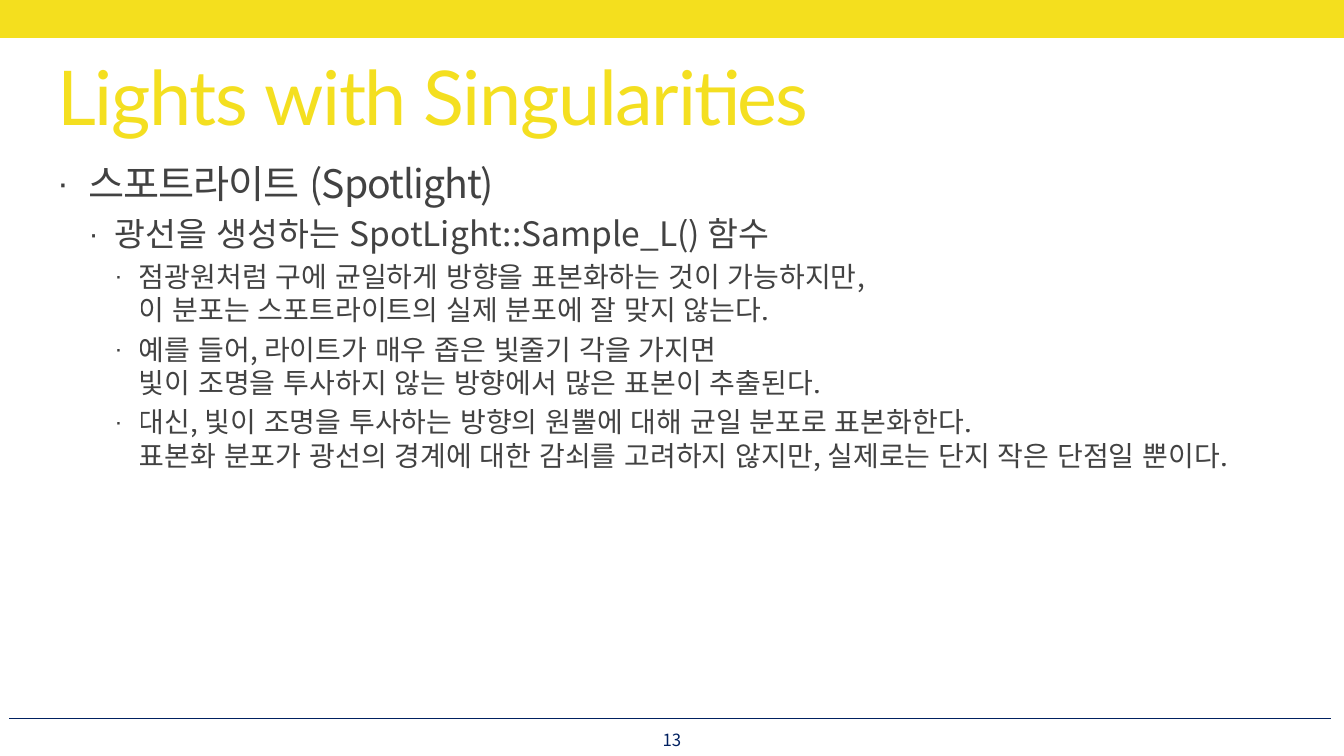
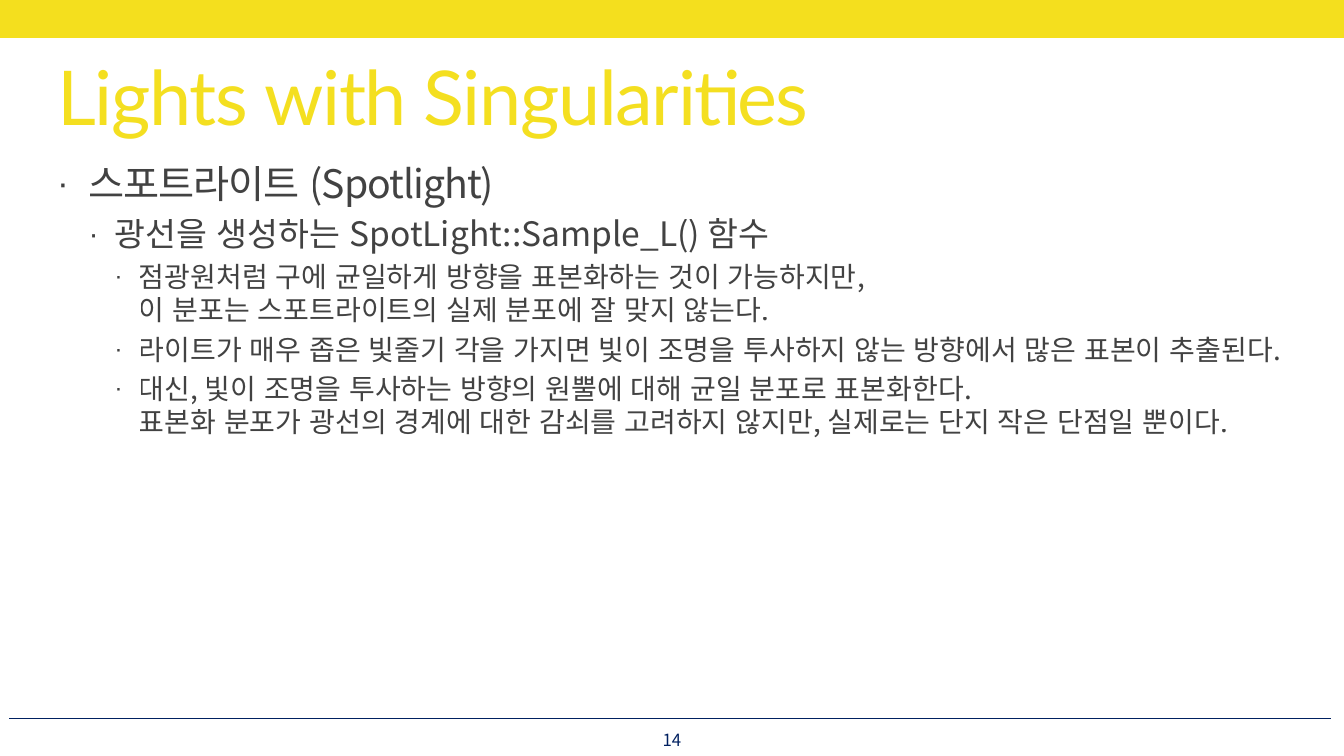
Before and after one commit to utilForever/PBRStudy, a slide deck: slide 14 of Physically Based Rendering - Chapter 14, Part 3.pptx (slide 13 before the commit). Drawn at 1344x756 pixels with LibreOffice and Linux fonts; fonts in the diff are those of the drawing. Boxes give left, top, right and bottom in pixels: in the first picture for what was removed or moved away, otherwise in the second. Text is boxed around its words. In the diff, an @@ line names an element or a change of style, - is before the commit and + after.

```diff
--- a/Physically Based Rendering - Chapter 14, Part 3.pptx
+++ b/Physically Based Rendering - Chapter 14, Part 3.pptx
@@ text at [139, 336, 1282, 363]: text changed @@
-    · 예를 들어, 라이트가 매우 좁은 빛줄기 각을 가지면
-      빛이 조명을 투사하지 않는 방향에서 많은 표본이 추출된다.
+    · 라이트가 매우 좁은 빛줄기 각을 가지면 빛이 조명을 투사하지 않는 방향에서 많은 표본이 추출된다.
@@ page number at [663, 733, 682, 746]: text changed @@
-13
+14
```
Also in this commit, not shown: 14 other slides changed, 23 slides added.
